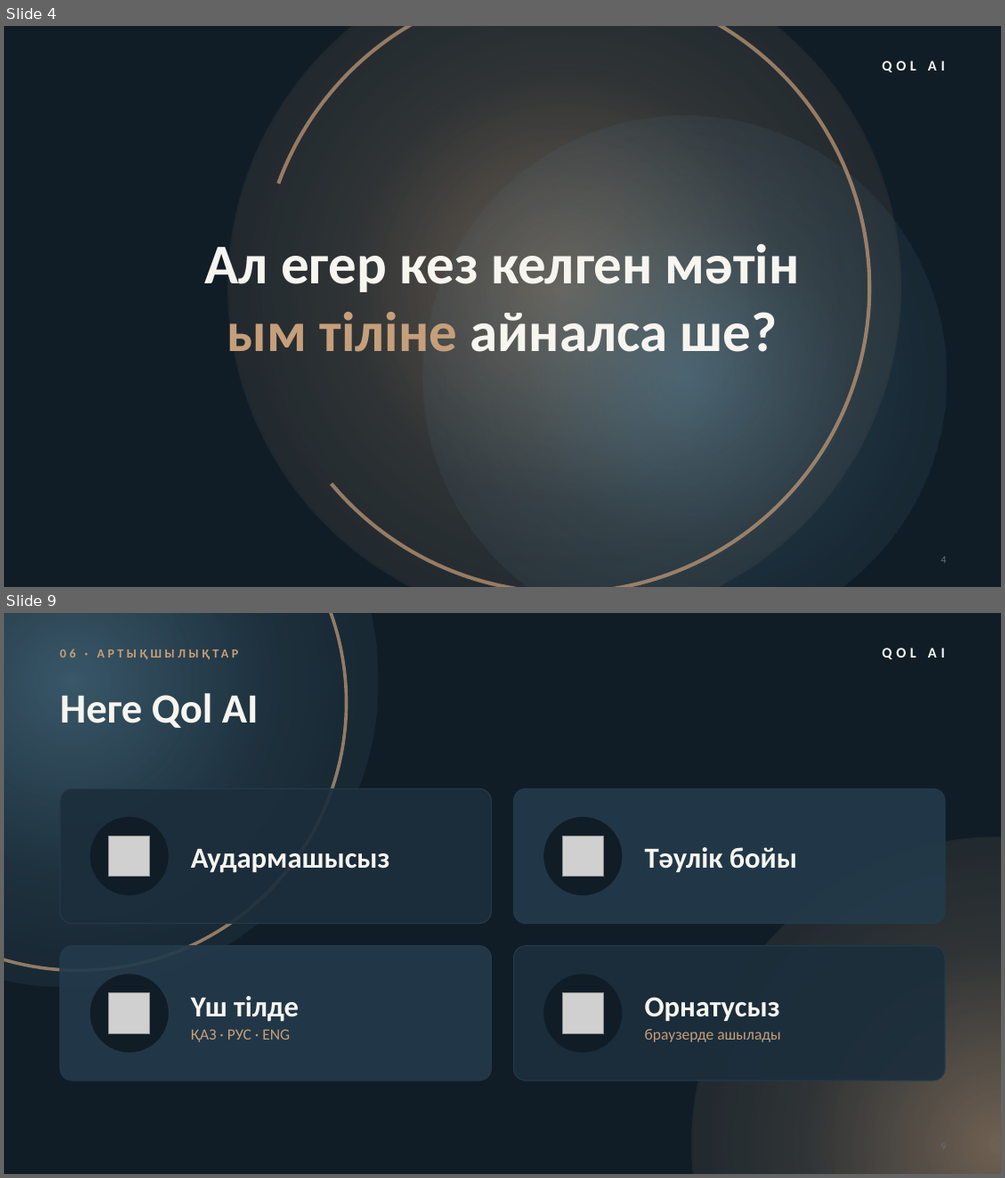
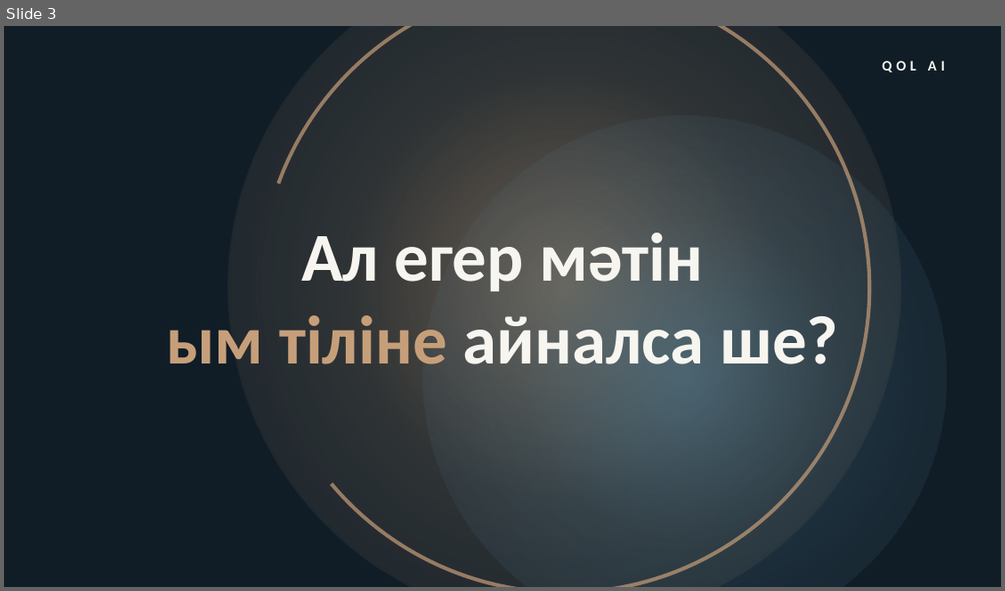
Before and after one commit to LofiSilent/Qol-Ai, a slide deck: presentation/Qol_AI_presentation_KZ.pptx. Shown one above the other, each under a label of ours: slides 4 and 9 before the commit, slide 3 after it; the slides between them are not shown. The pictures are 1005x1178 and 1005x591 pixels, drawn with LibreOffice and Linux fonts; fonts in the diff are those of the drawing; grey boxes stand for pictures; background and template pictures are left out. Boxes give left, top, right and bottom in pixels: in the first picture for what was removed or moved away, otherwise in the second. Text is boxed around its words. In the diff, an @@ line names an element or a change of style, - is before the commit and + after.

```diff
--- a/presentation/Qol_AI_presentation_KZ.pptx
+++ b/presentation/Qol_AI_presentation_KZ.pptx
@@ slide 9 removed at <box>4,613,1001,1174</box>, background #101D27 @@
@@ ellipse removed at <box>4,613,378,987</box> @@
@@ arch (boxed as its full ring) removed at <box>4,613,348,972</box> @@
@@ text removed at <box>60,641,658,666</box> @@
-06 · АРТЫҚШЫЛЫҚТАР
@@ text removed at <box>882,648,945,659</box> @@
-QOL AI
@@ text removed at <box>60,693,259,728</box> @@
-Неге Qol AI
@@ rounded rectangle removed at <box>60,788,492,924</box> @@
@@ rounded rectangle removed at <box>514,788,946,924</box> @@
@@ ellipse removed at <box>90,817,169,896</box> @@
@@ ellipse removed at <box>544,817,623,896</box> @@
@@ picture removed at <box>109,835,150,877</box> @@
@@ text removed at <box>191,848,390,873</box> @@
-Аудармашысыз
@@ picture removed at <box>563,835,604,877</box> @@
@@ text removed at <box>645,847,797,872</box> @@
-Тәулік бойы
@@ ellipse removed at <box>692,837,1001,1174</box> @@
@@ rounded rectangle removed at <box>60,946,492,1080</box> @@
@@ rounded rectangle removed at <box>514,946,946,1080</box> @@
@@ ellipse removed at <box>90,974,169,1053</box> @@
@@ ellipse removed at <box>544,974,623,1053</box> @@
@@ picture removed at <box>109,993,150,1034</box> @@
@@ text removed at <box>191,996,299,1022</box> @@
-Үш тілде
@@ picture removed at <box>563,993,604,1034</box> @@
@@ text removed at <box>645,997,780,1021</box> @@
-Орнатусыз
@@ text removed at <box>191,1029,290,1042</box> @@
-ҚАЗ · РУС · ENG
@@ text removed at <box>645,1029,780,1042</box> @@
-браузерде ашылады
@@ page number removed at <box>933,1136,998,1161</box> @@
-9
@@ what was slide 4 is now slide 3 @@
@@ slide 3 changed as well @@
@@ text "Ал егер мәтін": place and size @@
-text "Ал егер мәтін" at <box>205,244,800,352</box>
+text "Ал егер мәтін" at <box>166,232,838,364</box>
@@ text at <box>301,232,703,291</box>: text changed; size 54 to 66 pt @@
-Ал егер кез келген мәтін
+Ал егер мәтін
@@ text at <box>166,315,838,364</box>: size 54 to 66 pt in "ым тіліне айналса ше?" @@
@@ page number removed at <box>941,556,947,563</box> @@
-4
```
Also in this commit, not shown: 5 other slides changed, 1 slide added, 5 other slides removed, 3 other files.
